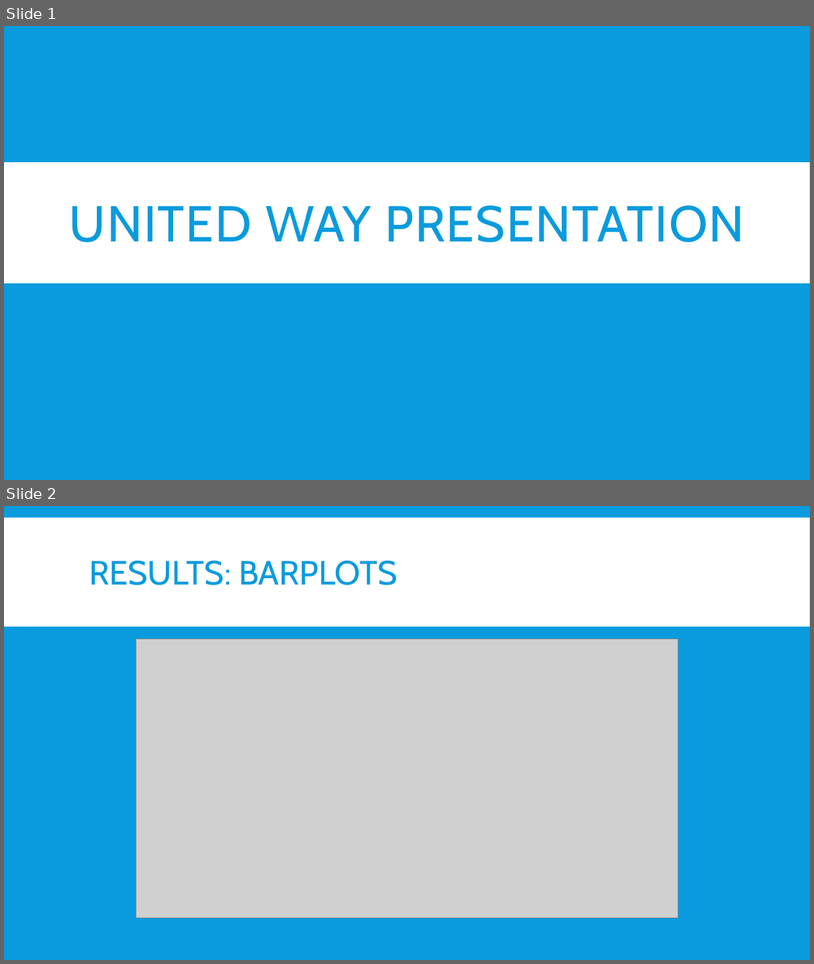
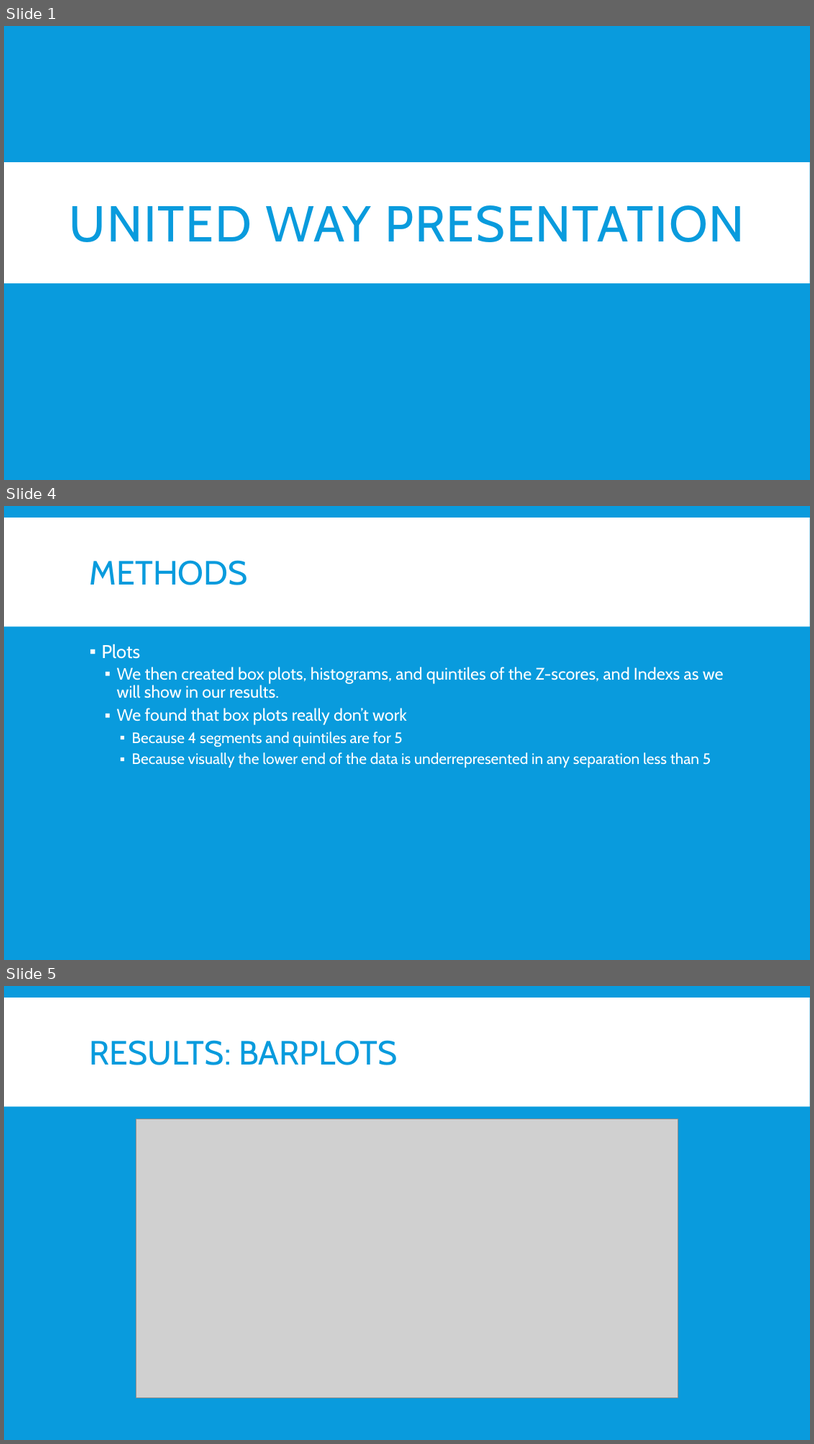
Before and after one commit to mlane3/unitedway, a slide deck: United Way.pptx. Shown one above the other, each under a label of ours: slides 1 and 2 before the commit, slides 1, 4 and 5 after it; the slides between them are not shown. The pictures are 814x964 and 814x1444 pixels, drawn with LibreOffice and Linux fonts; fonts in the diff are those of the drawing; grey boxes stand for pictures. Boxes give left, top, right and bottom in pixels: in the first picture for what was removed or moved away, otherwise in the second. Text is boxed around its words. In the diff, an @@ line names an element or a change of style, - is before the commit and + after.

```diff
--- a/United Way.pptx
+++ b/United Way.pptx
@@ slide 4 added at [4,506,810,960], background #099BDD; not listed: 1 template element that a slide beside it also shows @@
@@ title added at [90,560,248,585], 40 pt, text #099BDD @@
+METHODS
@@ text added at [102,644,724,767], 20 pt, text #FFFFFF @@
+▪ Plots
+  ▪ We then created box plots, histograms, and quintiles of the Z-scores, and Indexs as we will show in our results.
+  ▪ We found that box plots really don’t work
+    ▪ Because 4 segments and quintiles are for 5
+    ▪ Because visually the lower end of the data is underrepresented in any separation less than 5
@@ what was slide 2 is now slide 5 @@
```
Also in this commit, not shown: 1 slide changed, 5 other slides added.
